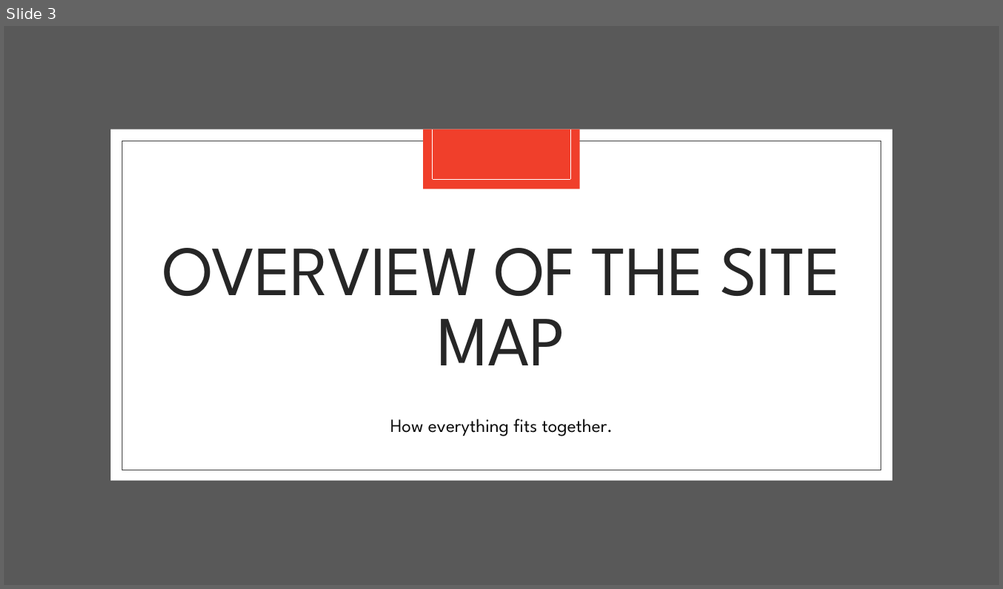
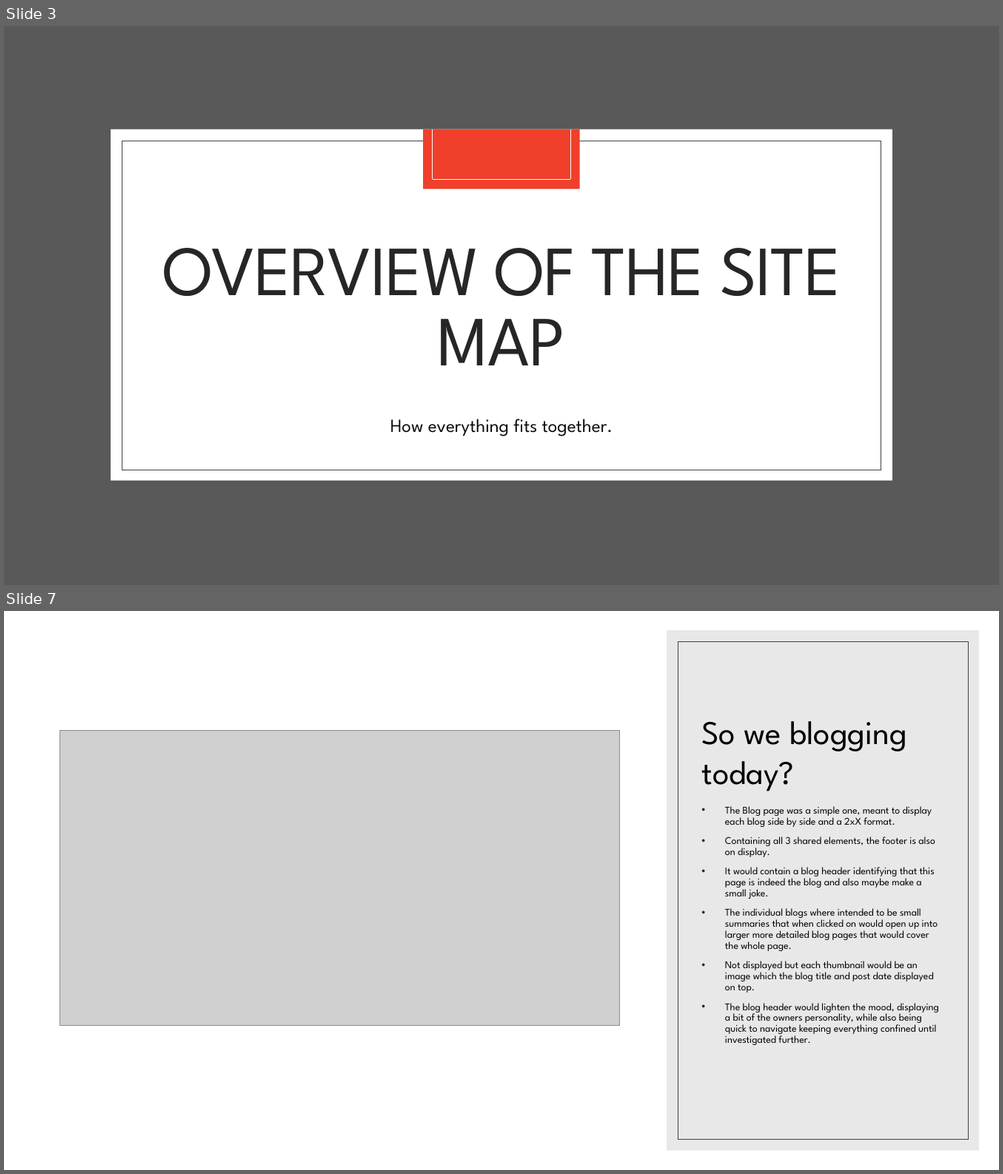
Before and after one commit to wSwanepoel199/WillemSwanepoel_T1A2, a slide deck: ppt/Portfolio.pptx. Shown one above the other, each under a label of ours: slide 3 before the commit, slides 3 and 7 after it; the slides between them are not shown. The pictures are 1003x589 and 1003x1174 pixels, drawn with LibreOffice and Linux fonts; fonts in the diff are those of the drawing; grey boxes stand for pictures. Boxes give left, top, right and bottom in pixels: in the first picture for what was removed or moved away, otherwise in the second. Text is boxed around its words. In the diff, an @@ line names an element or a change of style, - is before the commit and + after.

```diff
--- a/ppt/Portfolio.pptx
+++ b/ppt/Portfolio.pptx
@@ slide 7 added at [4,611,999,1170], background #FFFFFF @@
@@ rectangle added at [666,630,979,1151], fill #D9D9D9 at 60% opacity @@
@@ rectangle added at [677,641,968,1140], outline #404040 0.5 pt @@
@@ title added at [701,721,907,792], 32 pt, text #000000 @@
+So we blogging today?
@@ picture added at [60,730,620,1026] @@
@@ text added at [725,806,939,1045], 9.9 pt, text #000000 @@
+• The Blog page was a simple one, meant to display each blog side by side and a 2xX format.
+• Containing all 3 shared elements, the footer is also on display.
+• It would contain a blog header identifying that this page is indeed the blog and also maybe make a small joke.
+• The individual blogs where intended to be small summaries that when clicked on would open up into larger more detailed blog pages that would cover the whole page.
+• Not displayed but each thumbnail would be an image which the blog title and post date displayed on top.
+• The blog header would lighten the mood, displaying a bit of the owners personality, while also being quick to navigate keeping everything confined until investigated further.
```
Also in this commit, not shown: 1 slide changed, 10 other slides added.
